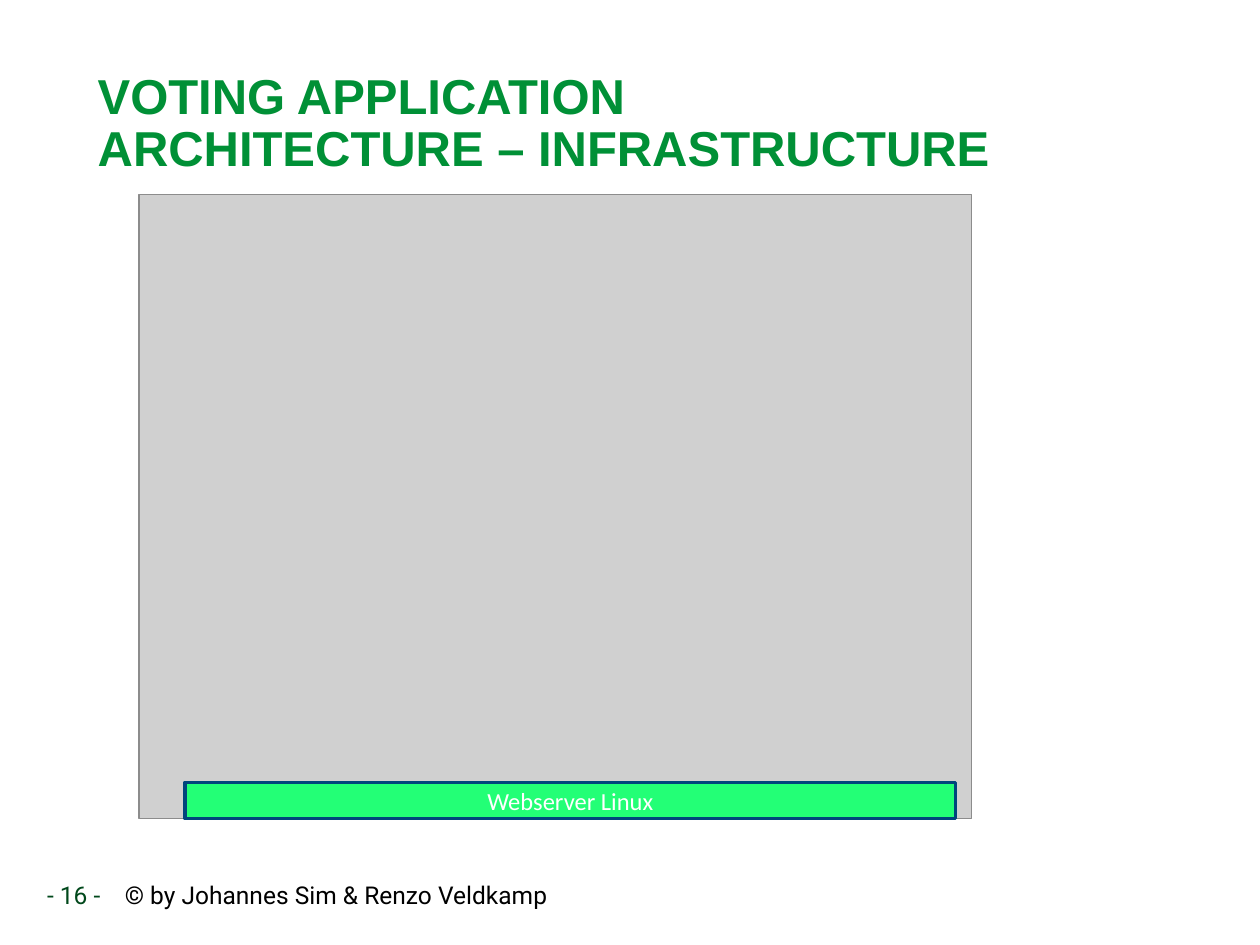
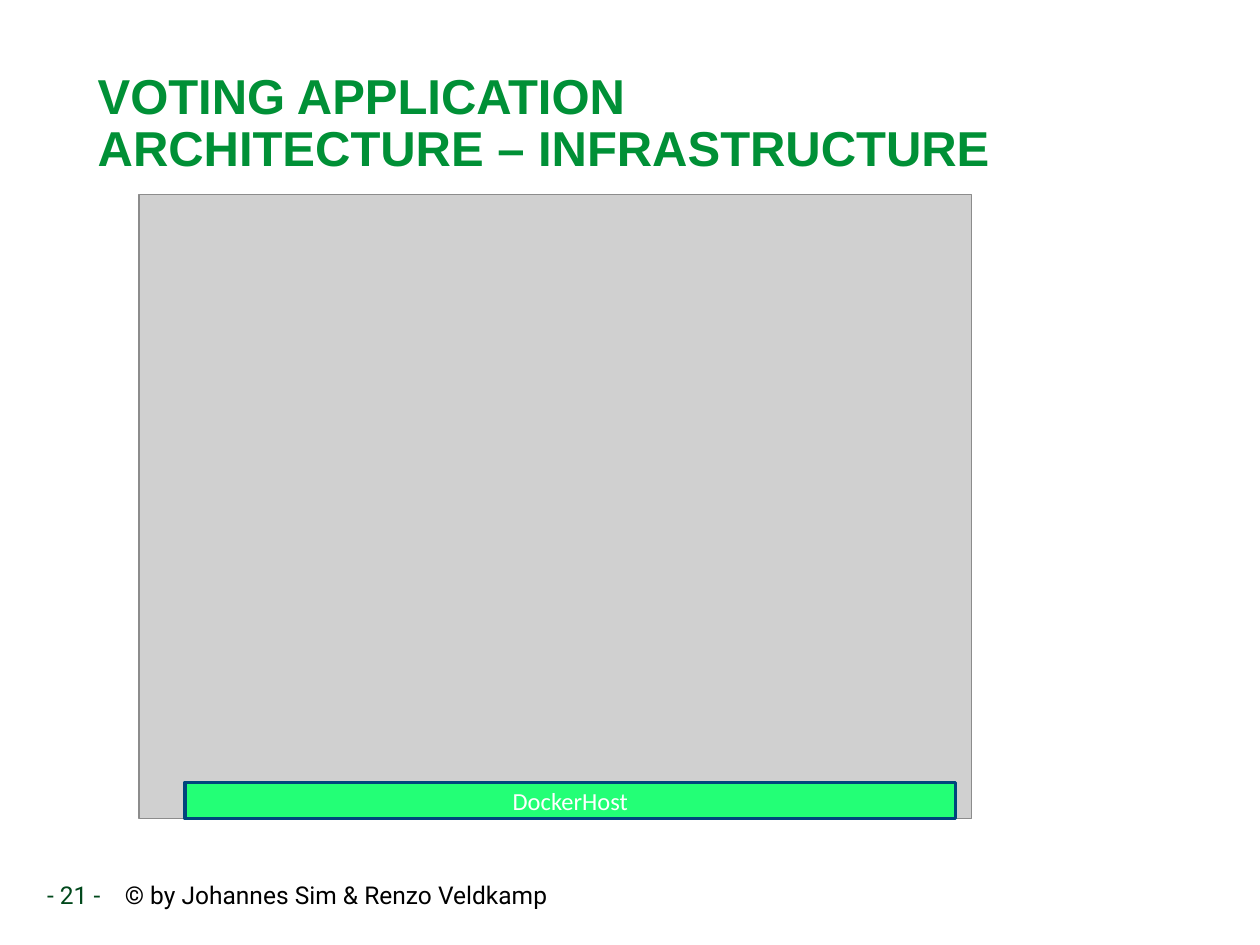
Before and after one commit to RenzoVeldkamp/MicroContainer, a slide deck: slide 21 of Presentatie/Docker102.pptx (slide 16 before the commit). Drawn at 1260x945 pixels with LibreOffice and Linux fonts; fonts in the diff are those of the drawing; grey boxes stand for pictures; background and template pictures are left out. Boxes give left, top, right and bottom in pixels: in the first picture for what was removed or moved away, otherwise in the second. Text is boxed around its words. In the diff, an @@ line names an element or a change of style, - is before the commit and + after.

```diff
--- a/Presentatie/Docker102.pptx
+++ b/Presentatie/Docker102.pptx
@@ text in rectangle at (513, 793, 628, 810): text changed @@
-Webserver Linux
+DockerHost
@@ text at (60, 885, 547, 910): text changed @@
-- 16 - © by Johannes Sim & Renzo Veldkamp
+- 21 - © by Johannes Sim & Renzo Veldkamp
```
Also in this commit, not shown: 2 other slides changed, 2 slides added, 4 slides removed, 1 other file.
